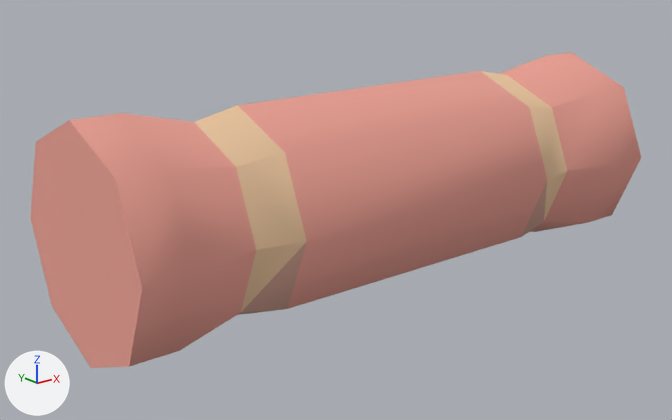
Before and after pictures for a commit that changed the glTF model example_game/world/props/bedroll-packed.prop/model.glb.
One viewpoint serves both versions: a camera (50 mm lens) standing at (-0.624, -0.722, 0.362) and looking at (-0.033, 0.016, 0.066). The lights are fixed; the arrows at lower left show +X, +Y and +Z. The older version comes first. Vertices at exactly the same position are counted once.

In view in the first picture: 'model'.
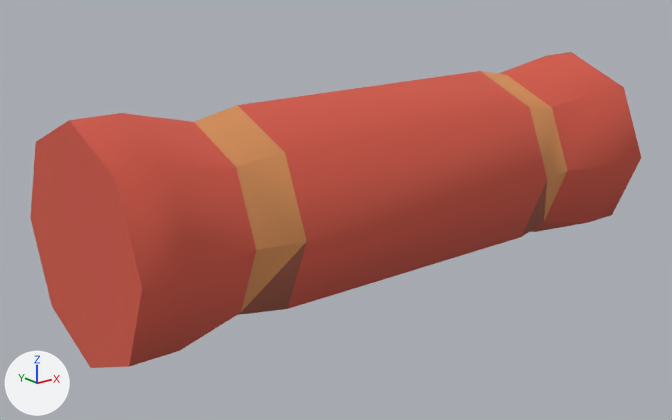
The change in detail:
me_model has 64 vertices, 124 faces and spans x -0.326..0.326, y -0.112..0.112, z -0.02..0.204.
me_model is used by ob_model.
me_model part 1: 92 faces centred in x -0.326..0.326, y -0.101..0.101, z -0.009..0.193 are repainted in the vertex colours; the middle colour goes from pink #eba093 to red #d45a49.
me_model part 2: 20 faces centred in x -0.194..0.194, y -0.089..0.089, z 0.07..0.184 are repainted in the vertex colours; the middle colour goes from beige #edc7a0 to orange #d9915a.
me_model part 3: 12 faces centred in x -0.194..0.194, y -0.082..0.082, z 0.001..0.045 are repainted in the vertex colours; the middle colour goes from beige #d0a090 to brown #a05a47.

Changed parts and their boxes [x1, y1, x2, y2] in the pictures (672 x 420 px):
part 1 of me_model, recoloured (pink to red)
    both: [30, 52, 641, 368]
part 2 of me_model, recoloured
    both: [195, 71, 567, 312]
part 3 of me_model, recoloured
    both: [238, 181, 547, 315]
